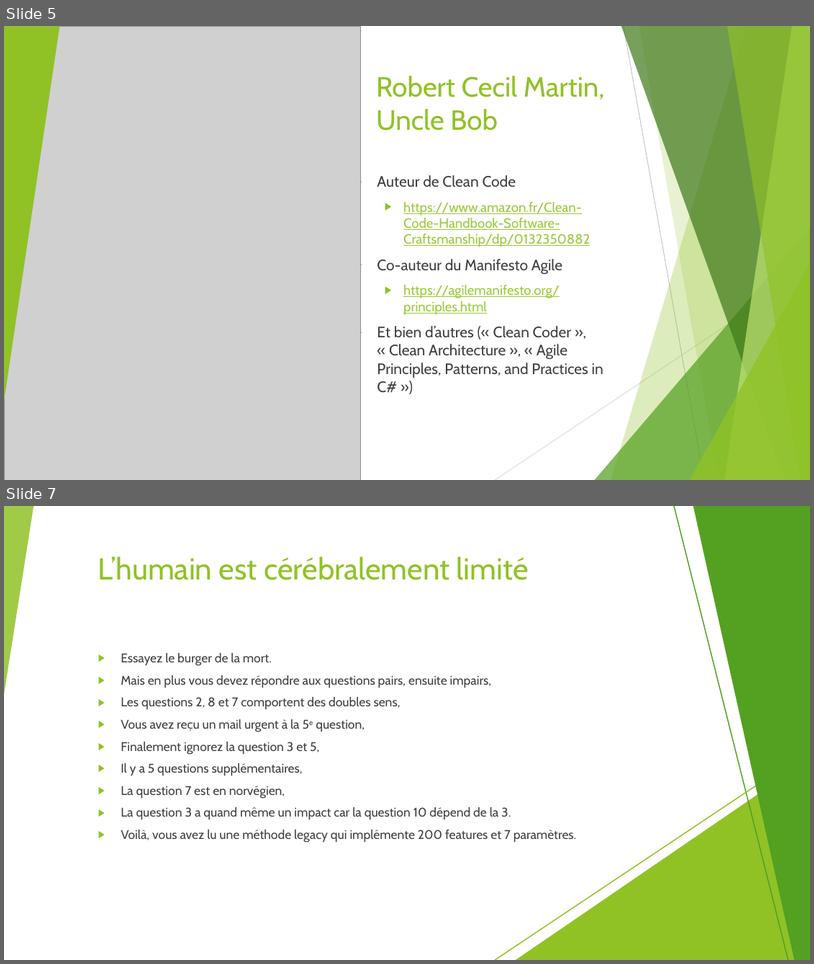
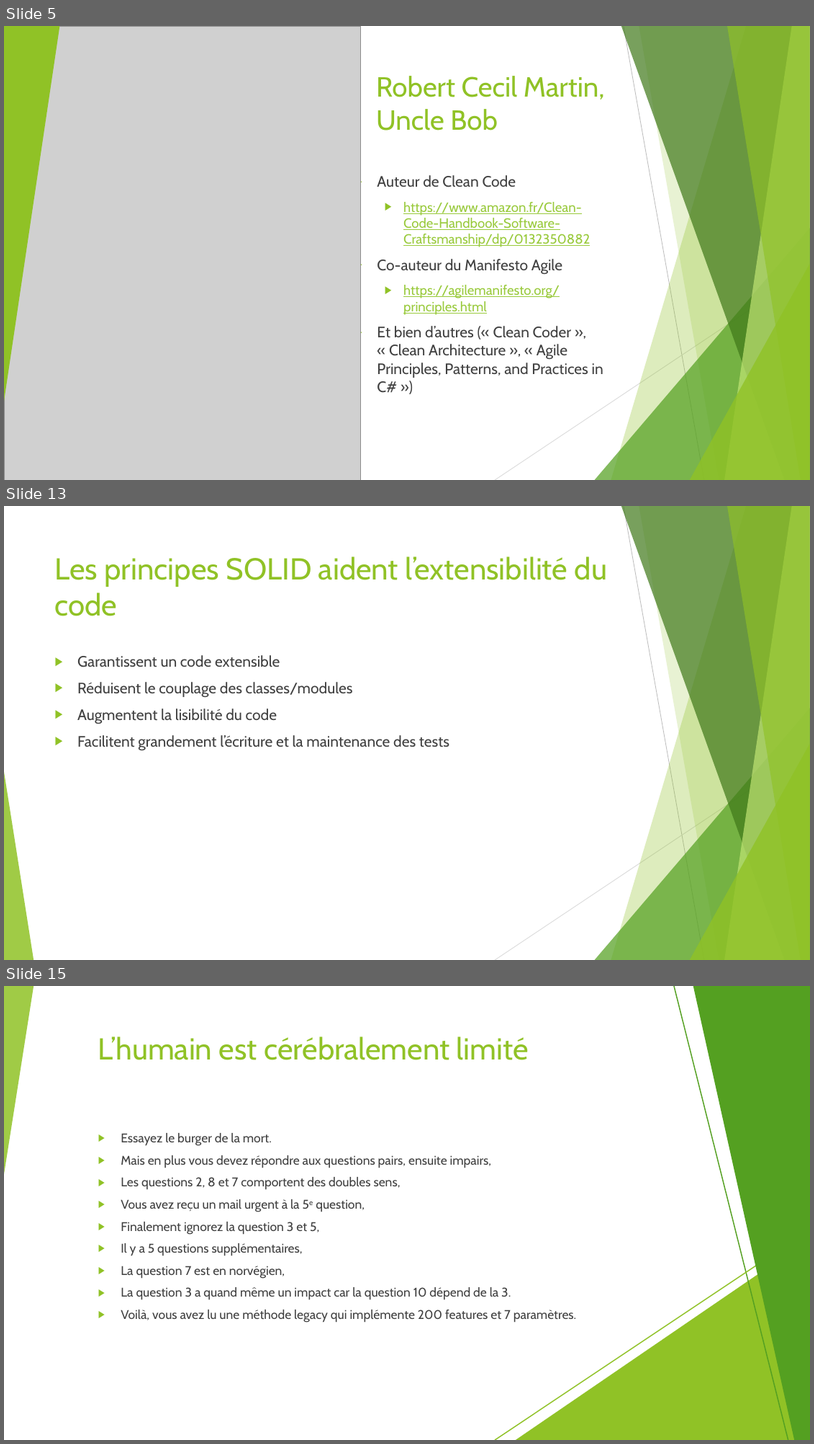
Before and after one commit to worming004/SimpleIsNotEasy, a slide deck: PPT/Easy != Simple.pptx. Shown one above the other, each under a label of ours: slides 5 and 7 before the commit, slides 5, 13 and 15 after it; the slides between them are not shown. The pictures are 814x964 and 814x1444 pixels, drawn with LibreOffice and Linux fonts; fonts in the diff are those of the drawing; grey boxes stand for pictures. Boxes give left, top, right and bottom in pixels: in the first picture for what was removed or moved away, otherwise in the second. Text is boxed around its words. In the diff, an @@ line names an element or a change of style, - is before the commit and + after.

Commit message:
réinsert principes SOLID

```diff
--- a/PPT/Easy != Simple.pptx
+++ b/PPT/Easy != Simple.pptx
@@ slide 13 added at <box>4,506,810,960</box>, background #FFFFFF; not listed: 10 template elements that a slide beside it also shows @@
@@ title added at <box>55,556,607,616</box>, 36 pt, text #90C226 @@
+Les principes SOLID aident l’extensibilité du code
@@ text added at <box>77,655,450,751</box>, 18 pt, text #404040 @@
+▶ Garantissent un code extensible
+▶ Réduisent le couplage des classes/modules
+▶ Augmentent la lisibilité du code
+▶ Facilitent grandement l’écriture et la maintenance des tests
@@ what was slide 7 is now slide 15 @@
```
Also in this commit, not shown: 12 slides changed, 7 other slides added, 15 other files.
